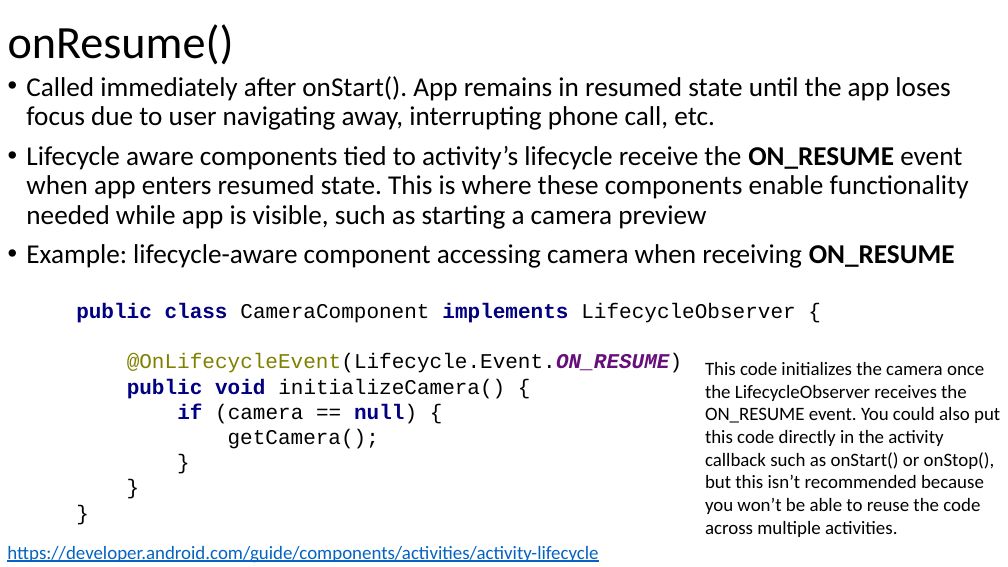
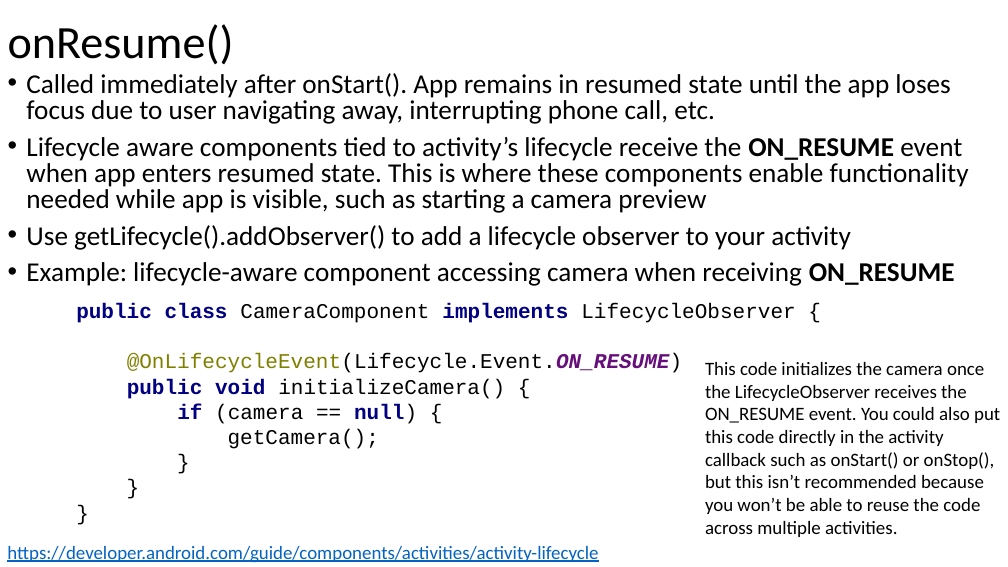
Before and after one commit to russellu/cs230, a slide deck: slide 20 of Lecture_06.pptx. Drawn at 1008x567 pixels with LibreOffice and Linux fonts; fonts in the diff are those of the drawing. Boxes give left, top, right and bottom in pixels: in the first picture for what was removed or moved away, otherwise in the second. Text is boxed around its words. In the diff, an @@ line names an element or a change of style, - is before the commit and + after.

```diff
--- a/Lecture_06.pptx
+++ b/Lecture_06.pptx
@@ text at box(26, 73, 969, 286): line spacing 0.9 to 0.8 @@
@@ text at box(26, 225, 851, 250): paragraph added @@
+• Use getLifecycle().addObserver() to add a lifecycle observer to your activity
```
Also in this commit, not shown: 3 other slides changed, 1 slide removed.
